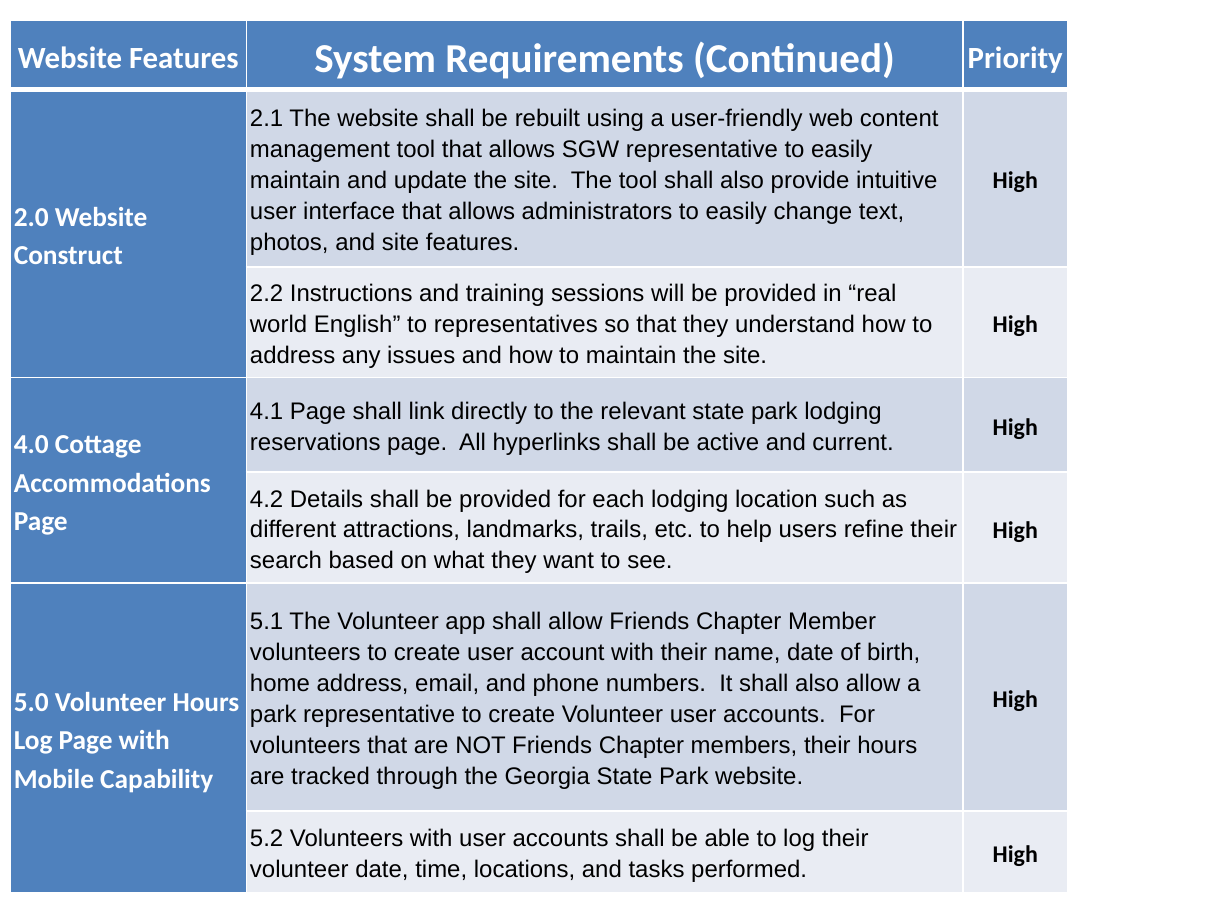
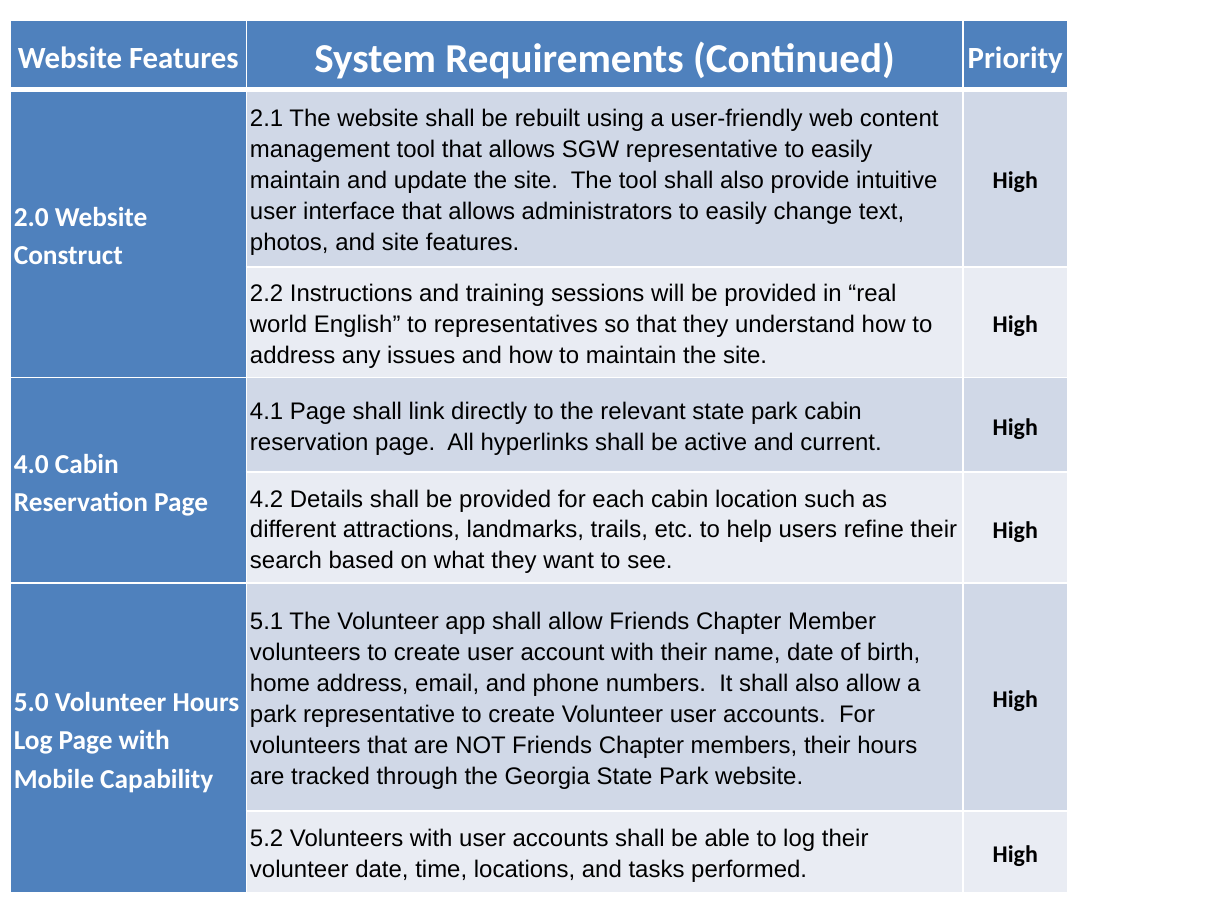
Before and after one commit to ehsantos11/MIST7590-Smithgall-Project, a slide deck: slide 9 of SGW Project Update (Final) 15Nov17.pptx. Drawn at 1232x924 pixels with LibreOffice and Linux fonts; fonts in the diff are those of the drawing; background and template pictures are left out. Boxes give left, top, right and bottom in pixels: in the first picture for what was removed or moved away, otherwise in the second. Text is boxed around its words. In the diff, an @@ line names an element or a change of style, - is before the commit and + after.

```diff
--- a/SGW Project Update (Final) 15Nov17.pptx
+++ b/SGW Project Update (Final) 15Nov17.pptx
@@ table at [10, 21, 1068, 893] @@
-row 4, column 1: 4.0 Cottage Accommodations Page
+row 4, column 1: 4.0 Cabin Reservation Page
-row 4, column 2: 4.1 Page shall link directly to the relevant state park lodging reservations page. All hyperlinks shall be active and current.
+row 4, column 2: 4.1 Page shall link directly to the relevant state park cabin reservation page. All hyperlinks shall be active and current.
-row 5, column 2: 4.2 Details shall be provided for each lodging location such as different attractions, landmarks, trails, etc. to help users refine their search based on what they want to see.
+row 5, column 2: 4.2 Details shall be provided for each cabin location such as different attractions, landmarks, trails, etc. to help users refine their search based on what they want to see.
```
Also in this commit, not shown: 5 other slides changed.
